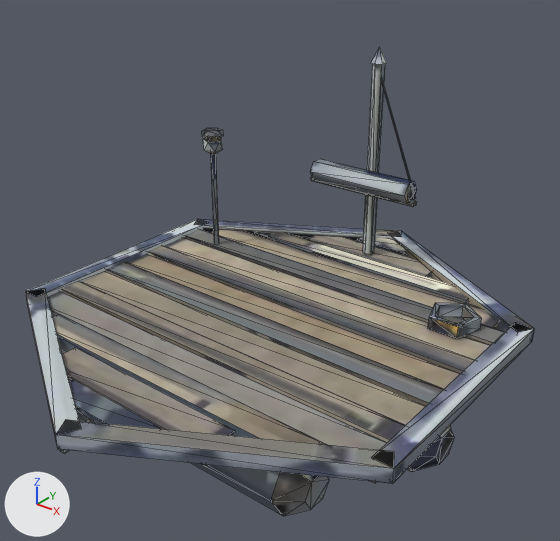
What one commit did to the glTF model client/public/city/raft-a-age20-lite.glb.
One viewpoint serves both versions: a 50 mm camera at (1.563, -1.889, 1.723) aimed at (0.062, -0.012, 0.559). The axes (+X, +Y, +Z) are drawn at lower left. The lights are the same throughout. The first picture is the older version. Mesh edges are drawn as thin lines. Where no turn or scale is listed for an object, it has been applied to the vertices. Vertices at exactly the same position are counted once.

Before the edit, the objects in view are built like this:
```python
me_raft_a_age20_lite = bpy.data.meshes.new('raft-a-age20-lite')
me_raft_a_age20_lite.from_pydata(...)  # 331 vertices, 590 faces; spans x -0.8..0.8, y -0.92..0.92, z -0.59..0.59
me_raft_a_age20_lite.materials.append(mat_baked)  # picture img_image_0
ob_raft_a_age20_lite = bpy.data.objects.new('raft-a-age20-lite', me_raft_a_age20_lite)
ob_raft_a_age20_lite.location = (0.0, 0.0, 0.618)
```
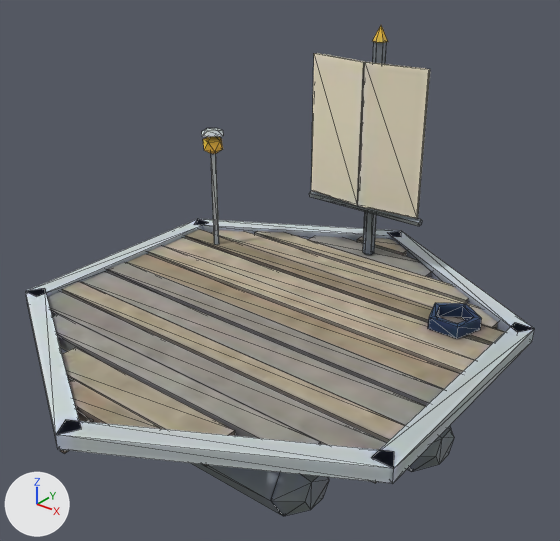
Where the newer file only moved an object's origin or applied its transform, the numbers keep the older frame.

Where the change shows, as pixel boxes [x1, y1, x2, y2] in the pictures (560 x 541 px; the box of a moved part takes in the faces that stretch with it):
'raft-a-age20-lite', reshaped: before [26, 48, 534, 516]; after [26, 26, 534, 516]
part 1 of me_raft_a_age20_lite, deleted: before [381, 80, 416, 199]
part 2 of me_raft_a_age20_lite, moved or reshaped: before [310, 48, 417, 255]; after [309, 26, 430, 255]
part 3 of me_raft_a_age20_lite, surface changed: before [26, 48, 534, 515]; after [26, 26, 534, 515]

Edits to the bpy script that builds the scene:
```text
Change me_raft_a_age20_lite:
    used by ob_raft_a_age20_lite; location = (0.0, 0.0, 0.618)
    remove me_raft_a_age20_lite.from_pydata(...)  # 331 vertices, 590 faces; spans x -0.8..0.8, y -0.92..0.92, z -0.59..0.59
    add me_raft_a_age20_lite.from_pydata(...)  # 329 vertices, 586 faces; spans x -0.8..0.8, y -0.92..0.92, z -0.59..0.67
    me_raft_a_age20_lite part 1: the loose piece of 6 vertices spanning x 0.0..0.24, y 0.58..0.66, z 0.07..0.51 is deleted
    me_raft_a_age20_lite part 2
    6 vertices are removed from x -0.22..0.22, y 0.53..0.63, z 0.05..0.13
    20 faces are deleted
    7 vertices in x -0.02..0.02, y 0.64..0.68, z 0.53..0.59 move by (0.0, 0.0, 0.08)
    5 vertices in x -0.24, y 0.57..0.59, z 0.04..0.07 move by (-0.02, 0.02, -0.08)
    5 vertices in x 0.24, y 0.57..0.59, z 0.04..0.07 move by (0.02, 0.02, -0.08)
    12 vertices move from x -0.22..0.22, y 0.53..0.69, z 0.05..0.53 to x -0.25..0.03, y 0.56..0.69, z -0.01..0.61
    10 vertices are added at x -0.25..0.25, y 0.56..0.6, z -0.01..0.55
    24 new faces join them
    me_raft_a_age20_lite part 3: 553 kept faces spanning x -0.8..0.8, y -0.92..0.92, z -0.59..0.67 get new texture (UV) coordinates
```
